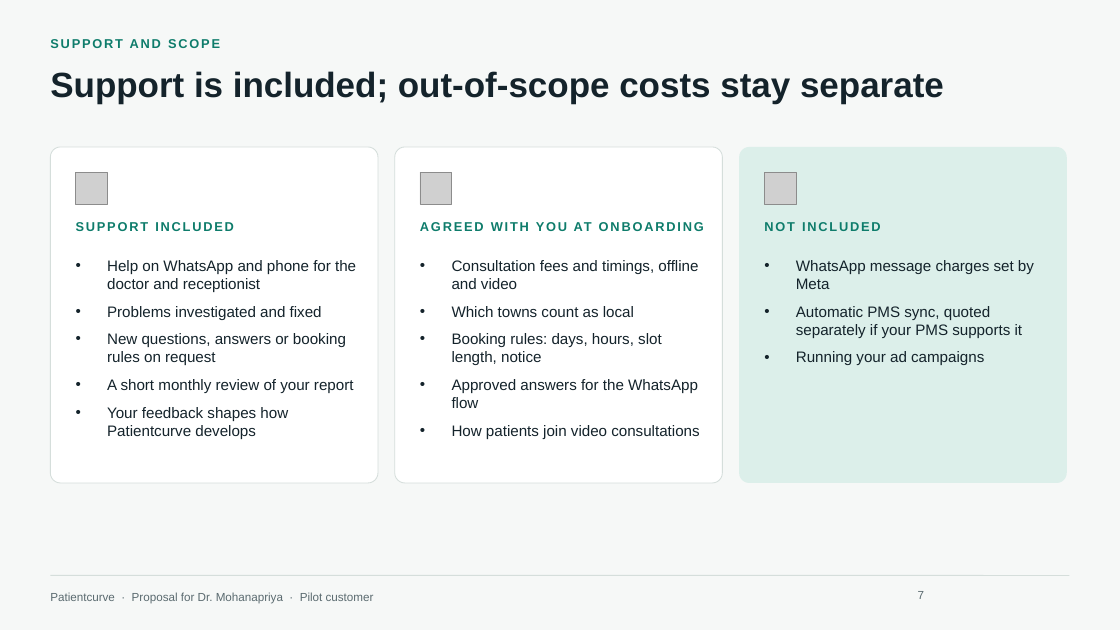
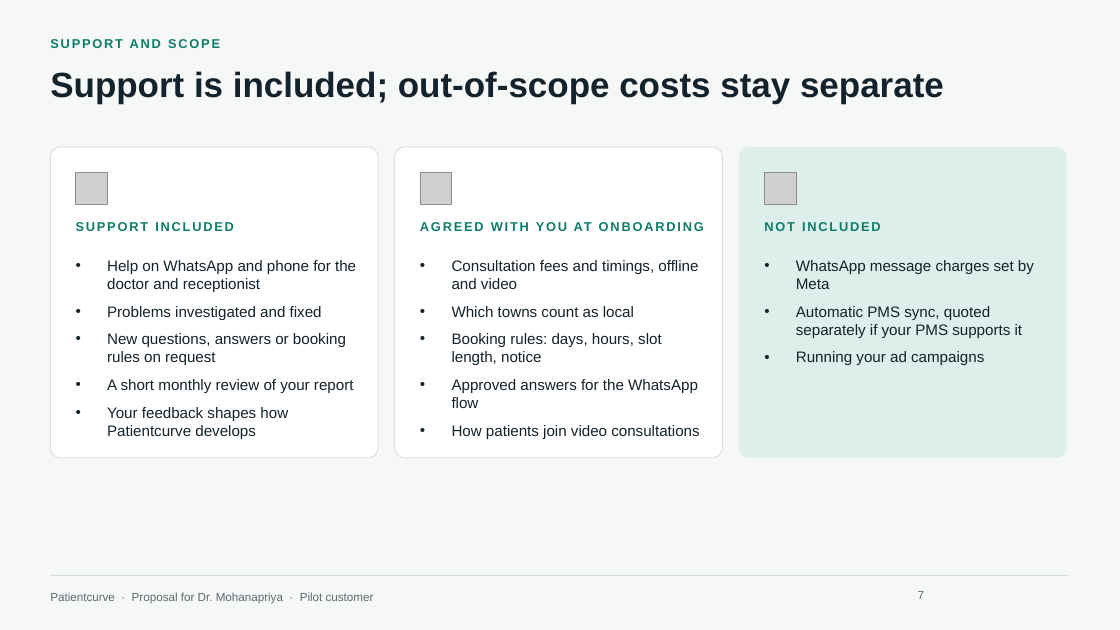
Before and after one commit to HARRISHG/staff-chat-flow, a slide deck: slide 7 of Patientcurve-Proposal-Dr-Mohanapriya.pptx. Drawn at 1120x630 pixels with LibreOffice and Linux fonts; fonts in the diff are those of the drawing; grey boxes stand for pictures; background and template pictures are left out. Boxes give left, top, right and bottom in pixels: in the first picture for what was removed or moved away, otherwise in the second. Text is boxed around its words. In the diff, an @@ line names an element or a change of style, - is before the commit and + after.

```diff
--- a/Patientcurve-Proposal-Dr-Mohanapriya.pptx
+++ b/Patientcurve-Proposal-Dr-Mohanapriya.pptx
@@ rounded rectangle: place and size @@
-rounded rectangle at <box>50,147,378,483</box>
+rounded rectangle at <box>50,147,378,458</box>
@@ rounded rectangle: place and size @@
-rounded rectangle at <box>395,147,723,483</box>
+rounded rectangle at <box>395,147,723,458</box>
@@ proportions changed in 3 elements at <box>50,147,378,458</box>, <box>395,147,723,458</box>, <box>739,147,1067,458</box> @@
@@ rounded rectangle: place and size @@
-rounded rectangle at <box>739,147,1067,483</box>
+rounded rectangle at <box>739,147,1067,458</box>
```
Also in this commit, not shown: 3 other slides changed, 1 other file.
